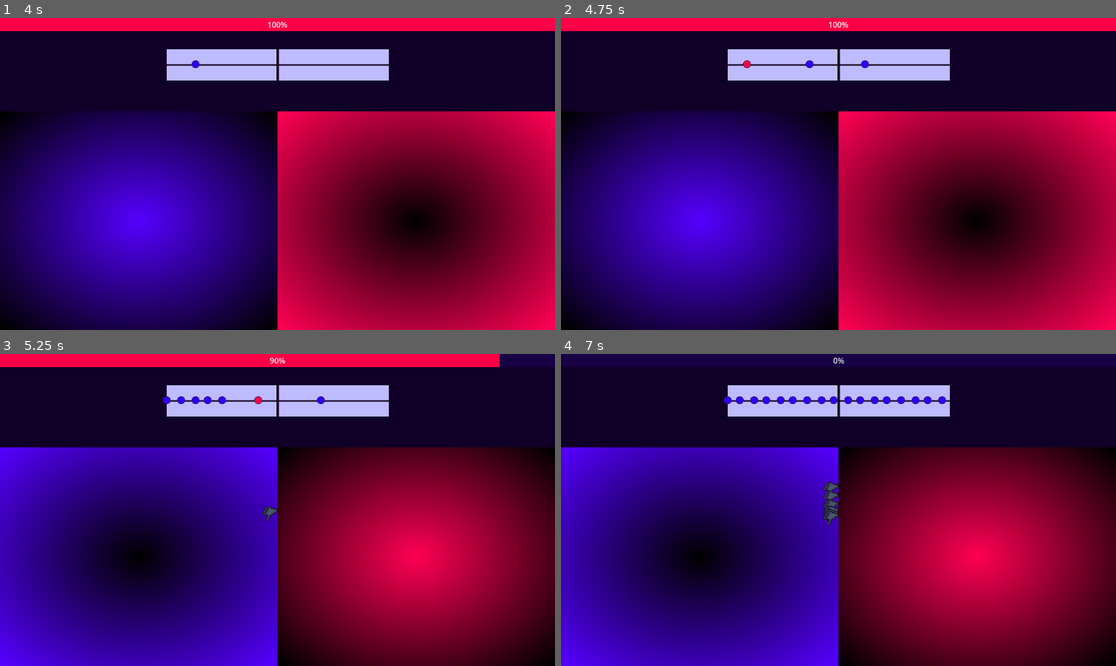
Above: before the commit, frames 1-4 (two rows, left to right).
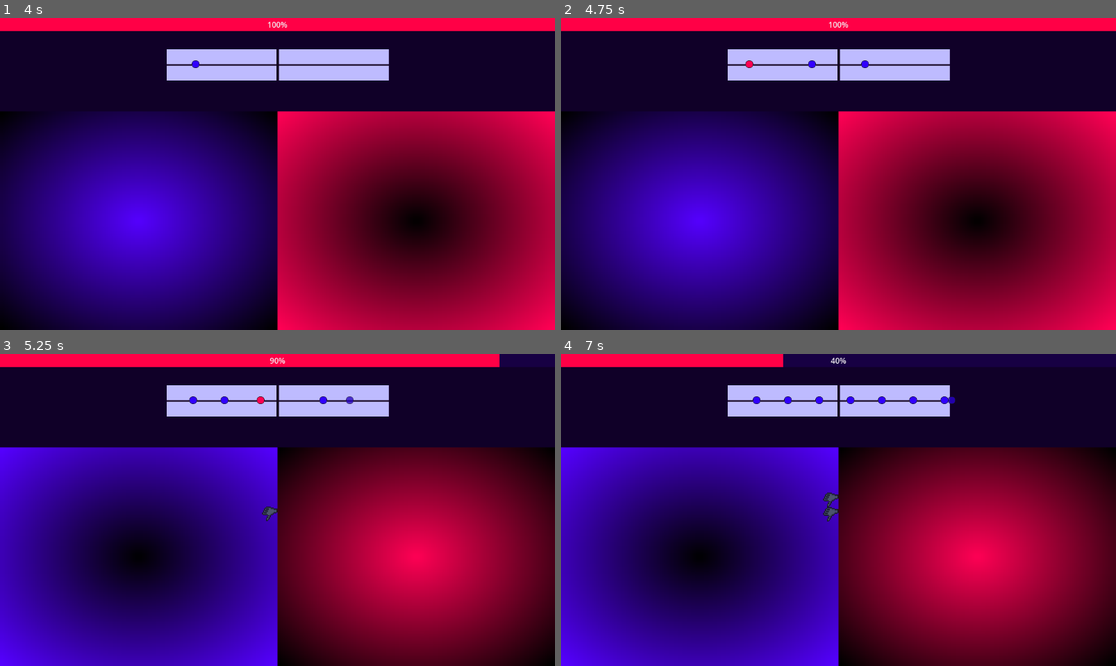
Above: after the commit, the same moments.

Repository: GustaCyber/Ritmo-silencioso
Game: Godot game, scene res://scenes/teste.tscn
Same seed, same stepped clock (60 frames per second), same inputs: the game is played once before the commit and once after it. Sound files missing from this copy of the repository are replaced by a short silence.
Inputs (mouse positions are in pixels of both pictures, inside the frame that each line leads up to):
- Up to frame 1 (4 s): click (416, 220) at 0.5 s; click (138, 220) at 1.25 s; tap Enter at 2, 3.5 s; hold Right (ui_right) 2.03-2.78 s; tap Space at 2.75 s; hold Left (ui_left) 2.78-3.53 s; hold Right (ui_right) from 3.53 s (still down)
- Up to frame 2 (4.75 s): keep holding Right (ui_right); tap Space at 4.25 s
- Up to frame 3 (5.25 s): tap Enter at 5 s; release Right (ui_right) at 5.03 s; hold Left (ui_left) from 5.03 s (still down)
- Up to frame 4 (7 s): keep holding Left (ui_left)

Frame 1 is identical in both runs. In frame 2, less than 0.1% of the frame differs, in the area x 32-46%, y 13-17%; in frame 3, 0.2%; in frame 4, 2.5%, in the area x 0-72%, y 0-56%.
Error before the commit: Invalid access to property or key 'is_red' on a base object of type 'Nil'. (res://scripts/gameplay.gd:141)
Error after the commit: Invalid access to property or key 'is_red' on a base object of type 'Nil'. (res://scripts/gameplay.gd:140)

Commit message:
implementacao dos menus parte 2

Diff:
--- a/scenes/element.tscn
+++ b/scenes/element.tscn
@@ -31,4 +31,8 @@
 [node name="AnimatedSprite2D" type="AnimatedSprite2D" parent="." unique_id=1137452298]
 texture_filter = 1
 sprite_frames = SubResource("SpriteFrames_ut6yo")
-animation = &"red"
+animation = &"blue"
+
+[node name="Timer" type="Timer" parent="." unique_id=788494339]
+
+[connection signal="timeout" from="Timer" to="." method="_on_timer_timeout"]
--- a/scenes/menu_fases.tscn
+++ b/scenes/menu_fases.tscn
@@ -1,5 +1,6 @@
 [gd_scene format=3 uid="uid://cyaltx665gr12"]
 
+[ext_resource type="Script" uid="uid://dxp3e0lbf56yi" path="res://scripts/menu_fases.gd" id="1_iqmxu"]
 [ext_resource type="Texture2D" uid="uid://b62ib0umxtte3" path="res://assets/sprites/buttons_icons3.png" id="1_kaky3"]
 [ext_resource type="Texture2D" uid="uid://byr8j40x0gawm" path="res://assets/sprites/buttons_icons6.png" id="2_iqmxu"]
 [ext_resource type="Texture2D" uid="uid://bob10h0lvcfyf" path="res://assets/sprites/buttons_icons4.png" id="3_o1721"]
@@ -13,6 +14,7 @@
 anchor_bottom = 1.0
 grow_horizontal = 2
 grow_vertical = 2
+script = ExtResource("1_iqmxu")
 
 [node name="Fase1_btn" type="Button" parent="." unique_id=859554527]
 texture_filter = 1
@@ -146,3 +148,5 @@
 icon_alignment = 1
 expand_icon = true
 metadata/_edit_use_anchors_ = true
+
+[connection signal="button_up" from="Voltar_btn" to="." method="_on_voltar_btn_button_up"]
--- a/scenes/menu_inicial.tscn
+++ b/scenes/menu_inicial.tscn
@@ -1,7 +1,10 @@
 [gd_scene format=3 uid="uid://cj6ydn41dw8ir"]
 
 [ext_resource type="Texture2D" uid="uid://c4qlakremf385" path="res://assets/sprites/buttons_icons1.png" id="1_1lqws"]
+[ext_resource type="Script" uid="uid://ca0yjsc2rr4we" path="res://scripts/menu_inicial.gd" id="1_nn1uv"]
 [ext_resource type="Texture2D" uid="uid://d2x70agxgib2k" path="res://assets/sprites/buttons_icons2.png" id="2_eg8ak"]
+[ext_resource type="Texture2D" uid="uid://nc7cur0fqqo5" path="res://assets/sprites/titulo1.png" id="3_eg8ak"]
+[ext_resource type="Script" uid="uid://852rlkgnkklt" path="res://scripts/Init.gd" id="5_twj80"]
 
 [node name="Menu_inicial" type="Control" unique_id=1984316120]
 layout_mode = 3
@@ -10,6 +13,7 @@
 anchor_bottom = 1.0
 grow_horizontal = 2
 grow_vertical = 2
+script = ExtResource("1_nn1uv")
 
 [node name="Play_button" type="Button" parent="." unique_id=2021143719]
 texture_filter = 1
@@ -26,7 +30,7 @@
 icon_alignment = 1
 expand_icon = true
 
-[node name="Button" type="Button" parent="." unique_id=815273922]
+[node name="Exit_button" type="Button" parent="." unique_id=815273922]
 texture_filter = 1
 layout_mode = 1
 anchors_preset = -1
@@ -39,3 +43,25 @@
 icon = ExtResource("2_eg8ak")
 icon_alignment = 1
 expand_icon = true
+
+[node name="Titulo" type="TextureRect" parent="." unique_id=1088567232]
+texture_filter = 1
+layout_mode = 1
+anchors_preset = -1
+anchor_left = 0.2
+anchor_top = 0.2
+anchor_right = 0.8
+anchor_bottom = 0.4
+offset_right = 40.0
+offset_bottom = 40.0
+texture = ExtResource("3_eg8ak")
+stretch_mode = 5
+
+[node name="Timer" type="Timer" parent="." unique_id=1692297197]
+
+[node name="Node" type="Node" parent="." unique_id=1451673615]
+script = ExtResource("5_twj80")
+
+[connection signal="button_up" from="Play_button" to="." method="_on_play_button_button_up"]
+[connection signal="button_up" from="Exit_button" to="." method="_on_exit_button_button_up"]
+[connection signal="timeout" from="Timer" to="." method="_on_timer_timeout"]
--- a/scenes/teste.tscn
+++ b/scenes/teste.tscn
@@ -106,15 +106,15 @@
 
 [node name="AudioPlayer" type="AudioStreamPlayer2D" parent="." unique_id=591978193]
 stream = ExtResource("6_mjdn2")
-volume_db = 10.0
+volume_db = -80.0
 
 [node name="Node" type="Node" parent="." unique_id=1016419998]
 script = ExtResource("6_6cgey")
 
 [node name="Timer" type="Timer" parent="." unique_id=1911424102]
-one_shot = true
 
 [connection signal="button_down" from="CanvasLayer/Control/right_button" to="CanvasLayer/Control/right_button" method="_on_button_down"]
 [connection signal="button_up" from="CanvasLayer/Control/right_button" to="CanvasLayer/Control/right_button" method="_on_button_up"]
 [connection signal="button_down" from="CanvasLayer/Control/left_button" to="CanvasLayer/Control/left_button" method="_on_button_down"]
 [connection signal="button_up" from="CanvasLayer/Control/left_button" to="CanvasLayer/Control/left_button" method="_on_button_up"]
+[connection signal="timeout" from="Timer" to="." method="_on_timer_timeout"]
--- a/scripts/Global.gd
+++ b/scripts/Global.gd
@@ -7,11 +7,12 @@
 
 # Consts e vars gameplay
 const song_teste_array = [1, 0, 0, 0, 1, 0, 0, 0]
-const error_margin = 5
+const error_margin = 7
 const prec_margin_A = 5
 const prec_margin_B = 15
 const element_speed = 100
 const desconto = 10
+const cooldown = 0.2
 
 # Musica 1
 var musica1 = capturar_estado_salvo("res://assets/default_saves/musica1.json")
--- a/scripts/Init.gd
+++ b/scripts/Init.gd
@@ -8,3 +8,5 @@
 		GlobalGD.scores = data.scores
 	else:
 		GlobalGD.novo_jogo()
+		GlobalGD.level = GlobalGD.SAVE_BASE.level
+		GlobalGD.scores = GlobalGD.SAVE_BASE.scores
--- a/scripts/element.gd
+++ b/scripts/element.gd
@@ -2,13 +2,16 @@
 
 # Onreadys
 @onready var anim = get_node("AnimatedSprite2D")
-
+@onready var timer = get_node("Timer")
 # Constantes
 
 # Variaveis
 var is_red = false
 var speed = 100
 var time
+var weight = 1.0
+var animation = false
+var move = true
 
 func _ready() -> void:
 	if (is_red):
@@ -17,8 +20,22 @@
 		anim.play("blue")
 
 func _physics_process(delta: float) -> void:
-	velocity.x = speed * delta * 60
+	# MOVE
+	if (move):
+		velocity.x = speed * delta * 60
+	else:
+		velocity.x = 0
 	move_and_slide()
+	# ANIMATE
+	if (animation):
+		weight = lerp(weight, 0.0, delta/4)
+		modulate *= weight
 
 func eliminate():
+	move = false
+	animation = true
+	timer.start(0.5)
+
+
+func _on_timer_timeout() -> void:
 	self.queue_free()
--- a/scripts/gameplay.gd
+++ b/scripts/gameplay.gd
@@ -106,8 +106,7 @@
 			elements[-1].speed = speed
 			elements[-1].time = get_next_bit2()
 			linha.add_child(elements[-1])
-	else:
-		is_generated = false
+			timer.start(GlobalGD.cooldown)
 
 func vibrate():
 	var next_bit_time = get_next_bit2() - tempo_atual
@@ -181,3 +180,7 @@
 	end_elements()
 	get_keys()
 	vibrate()
+
+
+func _on_timer_timeout() -> void:
+	is_generated = false
--- /dev/null
+++ b/scripts/menu_fases.gd
@@ -0,0 +1,33 @@
+extends Control
+
+@onready var fase1_btn = get_node("Fase1_btn")
+@onready var fase2_btn = get_node("Fase2_btn")
+@onready var fase3_btn = get_node("Fase3_btn")
+
+@onready var fase1_stars = [get_node("Fase1_btn/star1"), get_node("Fase1_btn/star2"), get_node("Fase1_btn/star3")]
+@onready var fase2_stars = [get_node("Fase2_btn/star1"), get_node("Fase2_btn/star2"), get_node("Fase2_btn/star3")]
+@onready var fase3_stars = [get_node("Fase3_btn/star1"), get_node("Fase3_btn/star2"), get_node("Fase3_btn/star3")]
+
+var save
+var star_tex = load("res://assets/sprites/buttons_icons7.png")
+
+func _ready() -> void:
+	var scores = GlobalGD.scores
+	if (scores[0] >= 0):
+		fase2_btn.disabled = false
+	else:
+		fase2_btn.disabled = true
+	if (scores[1] >= 0):
+		fase3_btn.disabled = false
+	else:
+		fase3_btn.disabled = true
+
+	for i in scores[0]:
+		fase1_stars[i].texture = star_tex
+	for i in scores[1]:
+		fase2_stars[i].texture = star_tex
+	for i in scores[2]:
+		fase3_stars[i].texture = star_tex
+
+func _on_voltar_btn_button_up() -> void:
+	get_tree().change_scene_to_file("res://scenes/menu_inicial.tscn")
--- /dev/null
+++ b/scripts/menu_inicial.gd
@@ -0,0 +1,29 @@
+extends Control
+
+@onready var play_btn = get_node("Play_button")
+@onready var exit_btn = get_node("Exit_button")
+@onready var timer = get_node("Timer")
+@onready var titulo = get_node("Titulo")
+
+var title_tex1 = load("res://assets/sprites/titulo1.png")
+var title_tex2 = load("res://assets/sprites/titulo2.png")
+var current_tex = 0
+
+func _ready() -> void:
+	titulo.texture = title_tex1
+	timer.start(2)
+
+func _on_timer_timeout() -> void:
+	if (current_tex == 0):
+		titulo.texture = title_tex2
+		current_tex = 1
+	else:
+		titulo.texture = title_tex1
+		current_tex = 0
+	timer.start(2)
+
+func _on_play_button_button_up() -> void:
+	get_tree().change_scene_to_file("res://scenes/menu_fases.tscn")
+
+func _on_exit_button_button_up() -> void:
+	get_tree().quit()
Binary file added: assets/sprites/titulo1.png
Not shown, added: assets/sprites/titulo1.png.import
Binary file added: assets/sprites/titulo2.png
Not shown, added: assets/sprites/titulo2.png.import
Not shown, added: scripts/menu_fases.gd.uid
Not shown, added: scripts/menu_inicial.gd.uid
